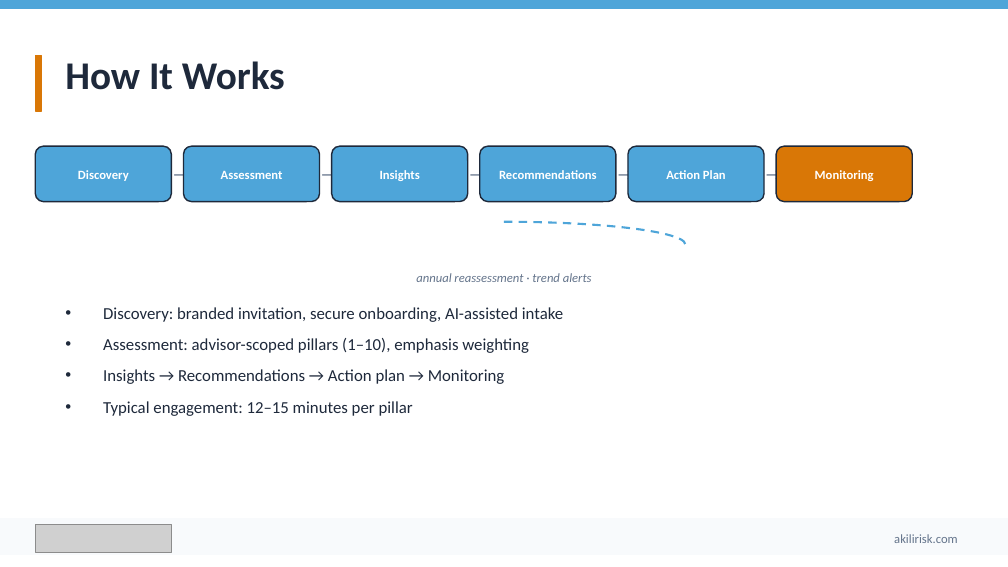
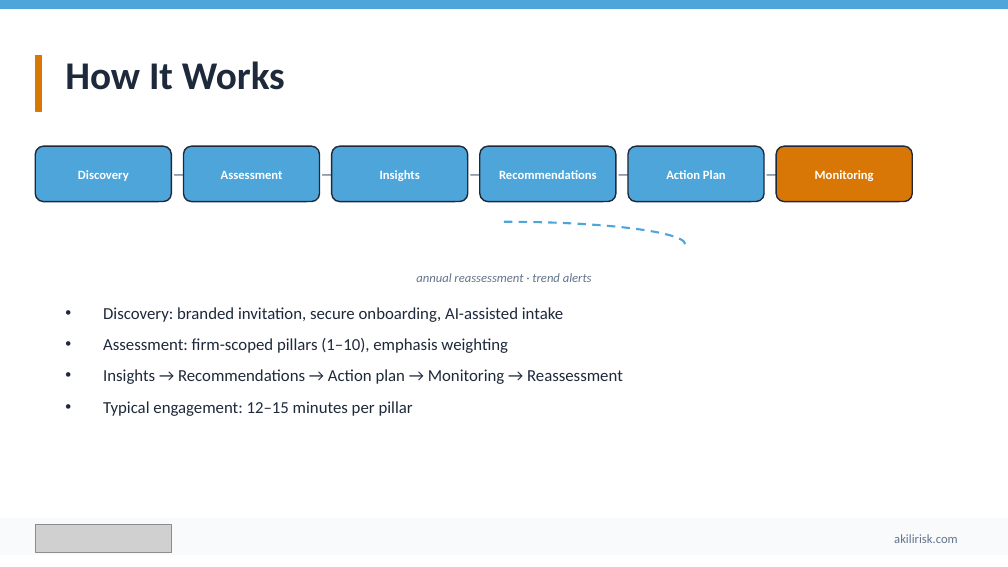
Before and after one commit to ebillyweb/AKILIRisk, a slide deck: slide 6 of docs/pitch-decks/Akili-Product-Deck.pptx (slide 5 before the commit). Drawn at 1008x567 pixels with LibreOffice and Linux fonts; fonts in the diff are those of the drawing; grey boxes stand for pictures. Boxes give left, top, right and bottom in pixels: in the first picture for what was removed or moved away, otherwise in the second. Text is boxed around its words. In the diff, an @@ line names an element or a change of style, - is before the commit and + after.

Commit message:
refactor: update pitch deck content and positioning for professional firms
- Revised the pitch deck to emphasize AKILI as a governance intelligence platform for affluent families and the professional firms that serve them, rather than solely for wealth advisors.
- Updated key messaging across multiple slides to reflect a unified approach to family governance, highlighting the collaborative role of various professionals (CPAs, estate attorneys, etc.) in managing family risk.
- Enhanced descriptions of the product's features and benefits to align with the new positioning, ensuring clarity on the platform's value proposition for both families and professional firms.
- Adjusted the business model and market segmentation to better represent the diverse professional audience and their specific needs.
- Made corresponding updates to related documentation and outreach templates to maintain consistency in messaging.

```diff
--- a/docs/pitch-decks/Akili-Product-Deck.pptx
+++ b/docs/pitch-decks/Akili-Product-Deck.pptx
@@ text at (x1=103, y1=338, x2=623, y2=384): text changed @@
-• Assessment: advisor-scoped pillars (1–10), emphasis weighting
-• Insights → Recommendations → Action plan → Monitoring
+• Assessment: firm-scoped pillars (1–10), emphasis weighting
+• Insights → Recommendations → Action plan → Monitoring → Reassessment
```
Also in this commit, not shown: 13 other slides changed, 1 slide added, 19 other files.
